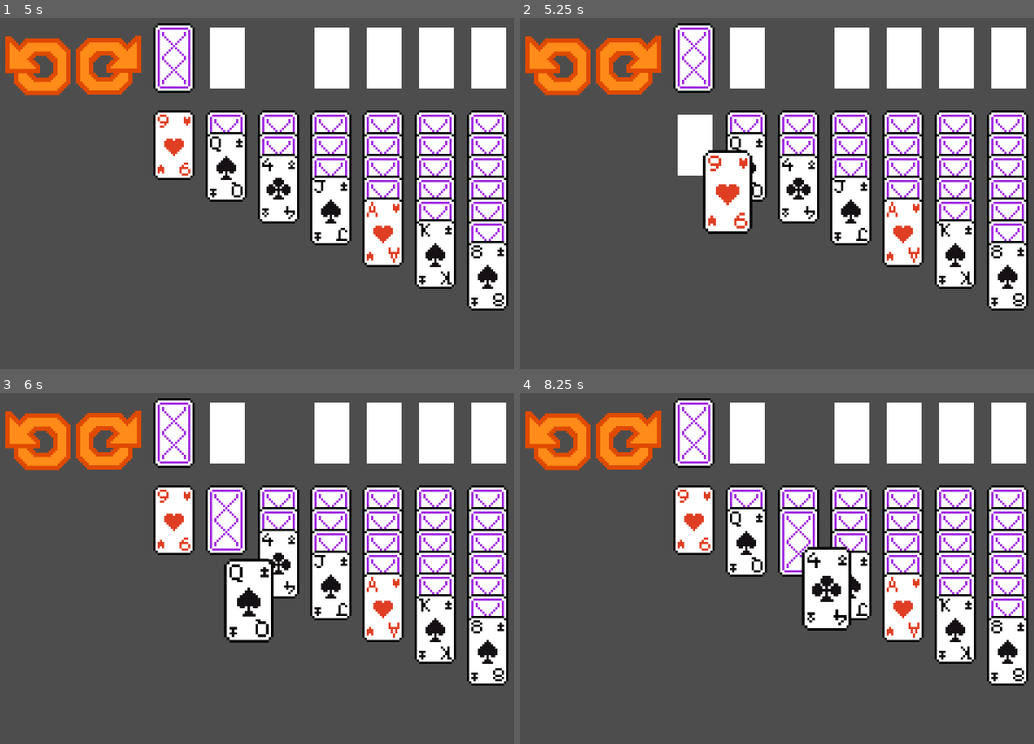
Above: before the commit, frames 1-4 (two rows, left to right).
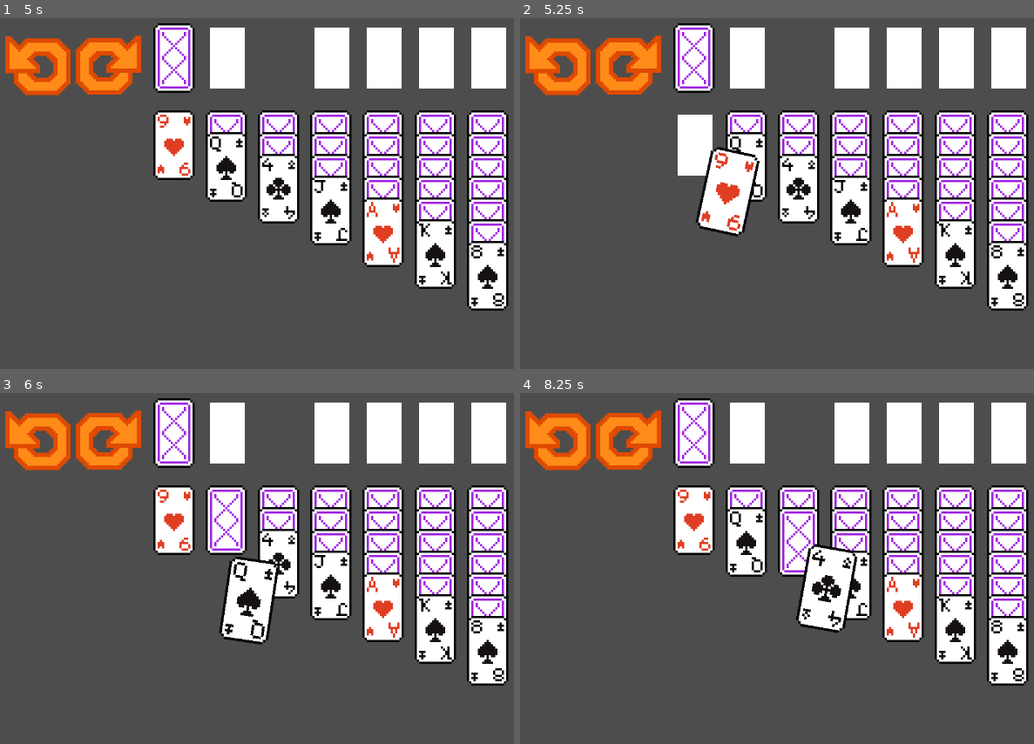
Above: after the commit, the same moments.

Repository: VortexAI-beta/solitaire
Game: Godot game, scene res://main.tscn
Two runs of this game, one before a commit and one after it. Both use one fixed random seed, a clock stepped at 60 frames per second and the inputs below.
Inputs (mouse positions are in pixels of both pictures, inside the frame that each line leads up to):
- Up to frame 1 (5 s): click (35, 63) at 0.5 s; click (107, 63) at 1.25 s; click (35, 63) at 2 s; click (107, 63) at 2.75 s; click (35, 63) at 3.5 s; click (107, 63) at 4.25 s
- Up to frame 2 (5.25 s): tap Enter at 5 s; drag from (694, 144) to (797, 189) at 5.02 s
- Up to frame 3 (6 s): drag from (226, 519) to (298, 663) at 5.77 s
- Up to frame 4 (8.25 s): move the mouse to (746, 540) at 6.52 s; click (746, 540) at 6.67 s; tap Space at 7.25 s; drag from (797, 519) to (643, 526) at 7.27 s; tap Enter at 8 s; drag from (797, 540) to (884, 586) at 8.02 s

Frame 1 is identical in both runs. In frame 2, 1.0% of the frame differs, in the area x 34-47%, y 36-63%; in frame 3, 0.9%; in frame 4, 1.0%.

Commit message:
added sway effect to cards

Diff:
--- a/card.gd
+++ b/card.gd
@@ -19,7 +19,6 @@
 var back_frame: int = 4;
 
 signal card_clicked(card_ref, event);
-signal card_released(card_ref, event);
 
 func setup(_suit: Suits, _value: int):
     suit = _suit
@@ -54,16 +53,11 @@
     if event is InputEventMouseButton:
         if event.pressed and event.button_index == MOUSE_BUTTON_LEFT:
             card_clicked.emit(self, event);
-            #flip();
-        if !event.pressed and event.button_index == MOUSE_BUTTON_LEFT:
-            card_released.emit(self, event);
 
 
 func _on_mouse_exited() -> void:
     create_tween().tween_property($".", 'scale', Vector2(1,1), Constants.card_consts.tween_speed)
-    # scale = Vector2(1,1)
 
 func _on_mouse_entered() -> void:
     if (face_up):
         create_tween().tween_property($".", 'scale', Vector2(1.1,1.1), Constants.card_consts.tween_speed)
-        # scale = Vector2(1.1,1.1)
--- a/main.gd
+++ b/main.gd
@@ -14,6 +14,7 @@
 var original_parent: Node = null
 var original_pile_index: int = -1;
 var original_pile_location: int = -1;
+var prev_mouse_position: Vector2 = Vector2(0,0)
 
 # Where the aces are stored
 @export var piles: Array[Pile] = []
@@ -31,7 +32,7 @@
             card.initialize(suit , i);
             # card.initialize(suit / 2, i%3 +1);
             card.card_clicked.connect(on_card_clicked)
-            card.card_released.connect(on_card_released)
+            # card.card_released.connect(on_card_released)
             cards.append(card)
 
     cards.shuffle()
@@ -109,8 +110,7 @@
     elif card.location == Pile.PileType.Foundation:
         return foundations[card.pile_idx]
 
-func on_card_released(card: Card, _event: InputEventMouseButton):
-    # seems to be a bug here. I think somehow the tree is not properly maintained when a sub tree gets moved but only to a previous stack. Not sure why yet.
+func on_card_released():
     if dragging_card:
         var tween = create_tween();
         tween.tween_property(dragging_card, 'scale', Vector2(1.1,1.1), Constants.card_consts.tween_speed)
@@ -120,23 +120,27 @@
         var cards: Array[Card] = []
         var overlapping_piles: Array[Pile]= []
 
+        var added_to_stack: bool = false
+
         cards.assign(areas.filter(func (x): return x is Card))
         overlapping_piles.assign(areas.filter(func (x): return x is Pile))
 
         # cards have priority over piles
         if cards.size() > 0:
-            if stack_on_card(cards):
-                return
-
-        if overlapping_piles.size() > 0:
-            if stack_on_pile(overlapping_piles):
-                return
-
-        dragging_card.position = original_position
-        dragging_card.get_parent().remove_child(dragging_card)
-        original_parent.add_child(dragging_card)
-        dragging_card.z_index = 1;
+            added_to_stack = stack_on_card(cards)
+
+        if overlapping_piles.size() > 0 && !added_to_stack:
+            added_to_stack = stack_on_pile(overlapping_piles)
+
+        if(!added_to_stack):
+            dragging_card.get_parent().remove_child(dragging_card)
+            original_parent.add_child(dragging_card)
+            dragging_card.position = original_position
+            dragging_card.z_index = 1;
+
+        tween.tween_property(dragging_card, 'rotation_degrees',0, 0.01)
         dragging_card = null
+
 
 # When a card is stacked on top a another card, it must satisfy the following requirements:
 # 1. if the card on which the dragging card is placed is on the` deck or the waste, don't place it
@@ -224,7 +228,14 @@
 # Called every frame. 'delta' is the elapsed time since the previous frame.
 func _process(delta: float) -> void:
     if dragging_card:
+        var tween = create_tween()
+        var diff_x = (get_global_mouse_position() - prev_mouse_position).x
+        print(diff_x)
         dragging_card.global_position = get_global_mouse_position() + drag_offset
+        var diff = clamp(diff_x,-45,45)
+        tween.tween_property(dragging_card, 'rotation_degrees', diff*10, 0.05)
+        # dragging_card.rotation_degrees = diff*10
+    prev_mouse_position = get_global_mouse_position()
 
 # turn the waste pile back onto the deck
 func _on_deck_area_click(_viewport: Node, event: InputEvent, _shape_idx: int) -> void:
@@ -254,3 +265,9 @@
 
 func _on_redo_button_down() -> void:
     move_manager.redo()
+
+func _input(event: InputEvent) -> void:
+    print(event)
+    if event is InputEventMouseButton:
+        if !event.pressed and event.button_index == MOUSE_BUTTON_LEFT:
+            on_card_released()
